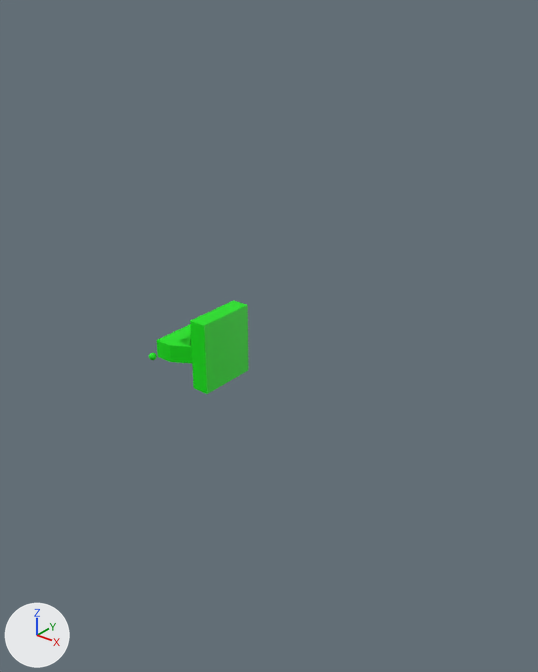
Renders of the Blender file Models/Levels.blend from each side of a commit.
Camera for both pictures: a camera (50 mm lens) standing at (132.5, -130.8, 90.2) and looking at (17.2, 13.4, 0.8). The lights are fixed; the arrows at lower left show +X, +Y and +Z.

Objects in the first picture: 'Platform3'.
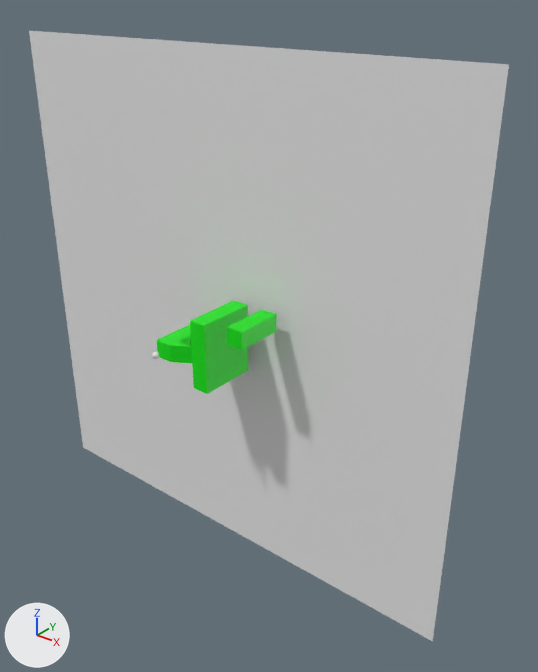
Patch to the scene script:
```diff
--- a/Models/Levels.blend.py
+++ b/Models/Levels.blend.py
@@ mat_material_009 @@
+mat_material_009 = principled_material('Material.009')
+mat_material_009.base_color = (0.0, 0.8, 0.00146)  # green #00e705
@@ me_cube_010 @@
+me_cube_010.from_pydata(...)  # a box spanning x -1.0..1.0, y -1.0..1.0, z -1.0..1.0
+me_cube_010.materials.append(mat_material_009)  # green #00e705
@@ me_plane @@
+me_plane.from_pydata([(-1.0, -1.0, 0.0), (1.0, -1.0, 0.0), (-1.0, 1.0, 0.0), (1.0, 1.0, 0.0)], [], [(0, 1, 3, 2)])
@@ ob_goal_001 @@
+ob_goal_001 = bpy.data.objects.new('Goal.001', me_cube_010)
+ob_goal_001.location = (19.9, 3.0, 7.5)
+ob_goal_001.rotation_euler = (1.571, 0.0, 0.0)  # degrees (90, 0, 0)
+ob_goal_001.scale = (2.5, 2.5, 7.0)
@@ ob_deathplane @@
+ob_deathplane = bpy.data.objects.new('DeathPlane', me_plane)
+ob_deathplane.location = (0.0, 13.2, 0.0)
+ob_deathplane.rotation_euler = (1.571, 0.0, 0.0)  # degrees (90, 0, 0)
+ob_deathplane.scale = (75.0, 75.0, 1.0)
```

What differs and where, as boxes (x1, y1, x2, y2) in the pictures (538 x 672 px):
'DeathPlane', added: after (29, 31, 509, 642)
'Goal.001', added (green): after (227, 310, 277, 350)
